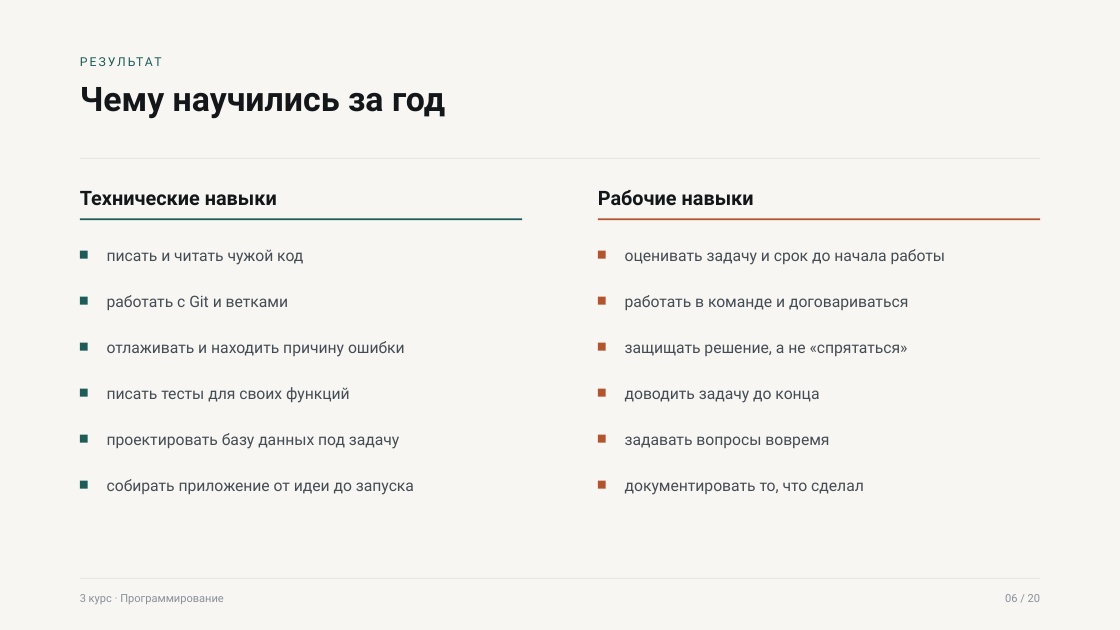
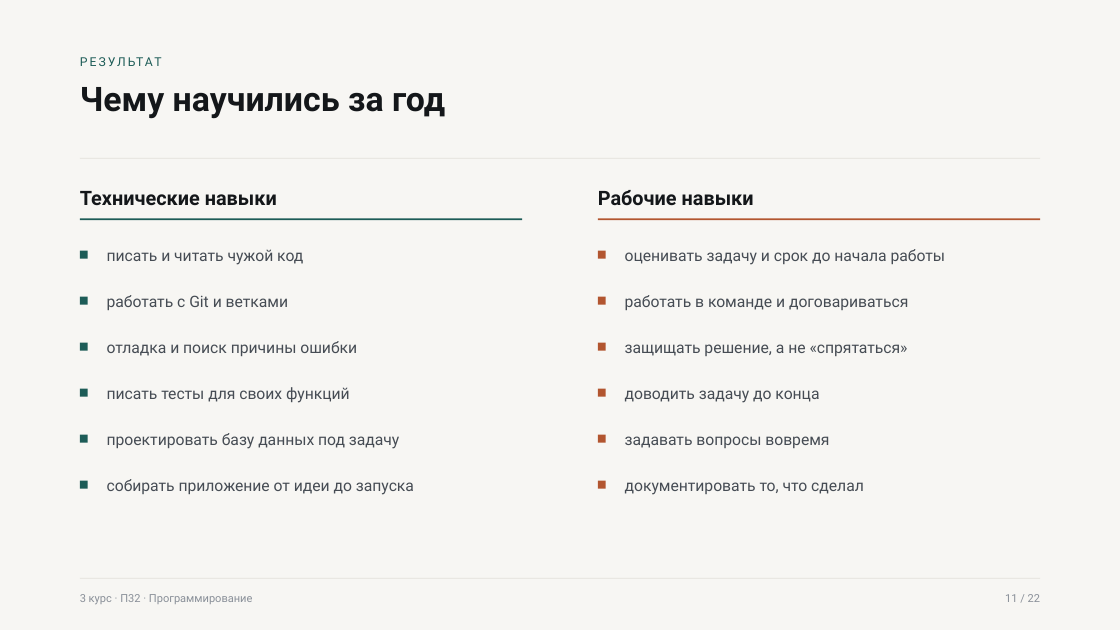
Before and after one commit to gadpam/game, a slide deck: slide 11 of presentation/out/Родительское_собрание_3_курс.pptx (slide 6 before the commit). Drawn at 1120x630 pixels with LibreOffice and Linux fonts; fonts in the diff are those of the drawing. Boxes give left, top, right and bottom in pixels: in the first picture for what was removed or moved away, otherwise in the second. Text is boxed around its words. In the diff, an @@ line names an element or a change of style, - is before the commit and + after.

```diff
--- a/presentation/out/Родительское_собрание_3_курс.pptx
+++ b/presentation/out/Родительское_собрание_3_курс.pptx
@@ text at (x1=107, y1=341, x2=357, y2=356): text changed @@
-отлаживать и находить причину ошибки
+отладка и поиск причины ошибки
@@ text at (x1=80, y1=594, x2=253, y2=604): text changed @@
-3 курс · Программирование
+3 курс · П32 · Программирование
@@ text at (x1=1005, y1=594, x2=1040, y2=602): text changed @@
-06 / 20
+11 / 22
```
Also in this commit, not shown: 14 other slides changed, 7 slides added, 5 slides removed, 5 other files.
